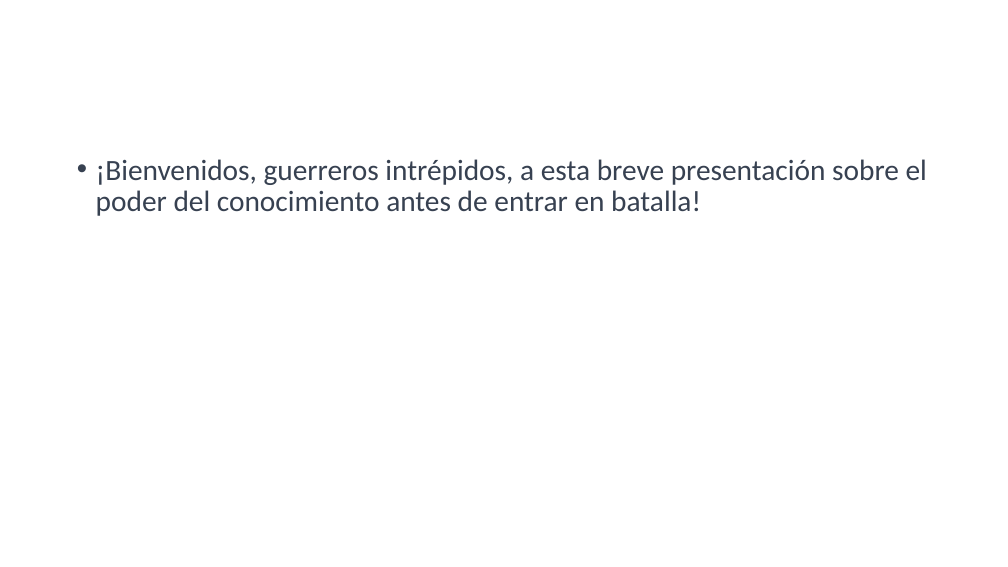
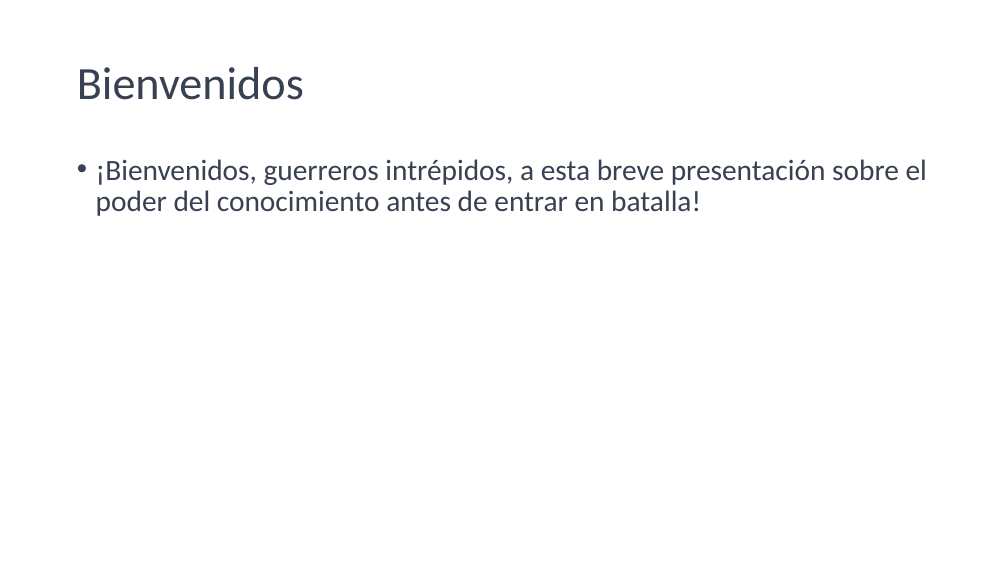
Before and after one commit to Byneros/TallerGestionDeDatosElArteDeLaGuerra, a slide deck: slide 2 of QUE DEBES CONOCER PARA GANAR CUALQUER BATALLA.pptx. Drawn at 1008x567 pixels with LibreOffice and Linux fonts; fonts in the diff are those of the drawing. Boxes give left, top, right and bottom in pixels: in the first picture for what was removed or moved away, otherwise in the second. Text is boxed around its words. In the diff, an @@ line names an element or a change of style, - is before the commit and + after.

Commit message:
commit
 cambios en la presentacion

```diff
--- a/QUE DEBES CONOCER PARA GANAR CUALQUER BATALLA.pptx
+++ b/QUE DEBES CONOCER PARA GANAR CUALQUER BATALLA.pptx
@@ title added at (77, 67, 304, 100), 44 pt, text #374151 @@
+Bienvenidos
```
